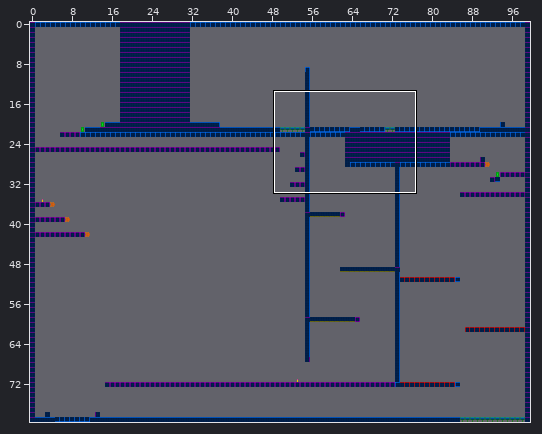
One commit to this Tiled map: Game/data/maps/GlitchedFinal.tmx. The first picture is a wide view before the edit; the outline marks the close-up.
Close-up. Before the commit:
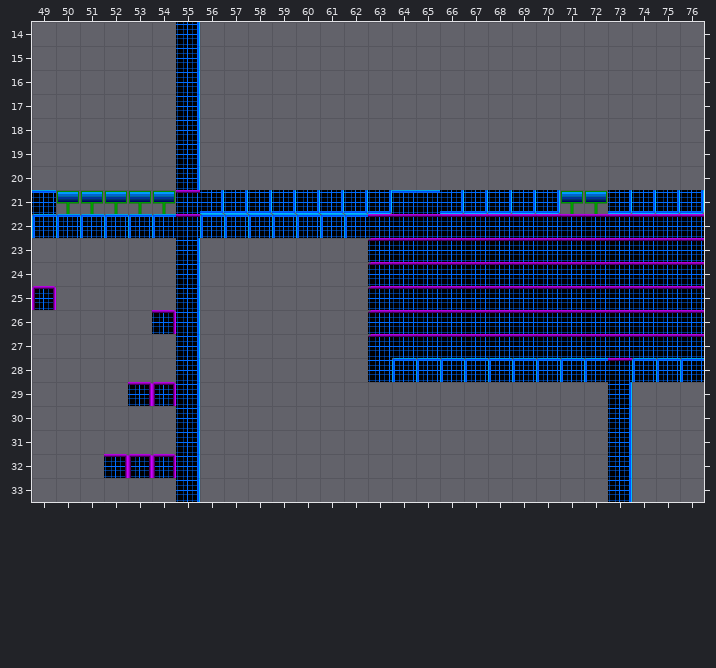
Cells are 32x32 px. Shown: x 49..76, y 14..33. The commit also changed other parts of the map, which this record leaves out.
After:
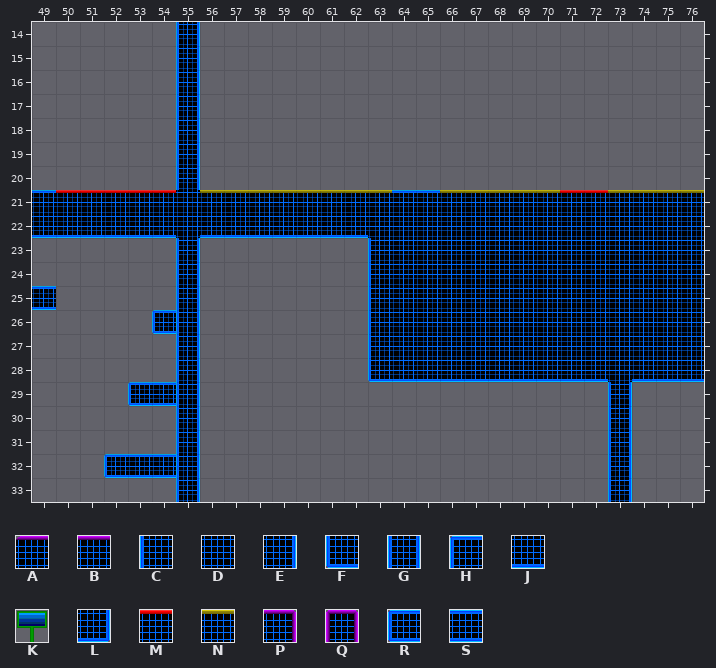
Key: from "TestTile": A 8, B 9, C 11, D 12, E 13, F 15, G 16, H 17, J 23, K 25, L 28, M 34, N 37, P 51, Q 52, R 69, S 70.
_ is an empty cell.
Tiles replaced or removed in this view: A, B, D, E, H, K, L, P, Q.
The exact change:
Changed rows in their new state; . is an unchanged cell.
Layer "Tile Layer 1":
first column x 49:
14 ......G.....................
15 ......G.....................
16 ......G.....................
17 ......G.....................
18 ......G.....................
19 ......G.....................
20 ......G.....................
21 .MMMMMDNNNNNNNN..NNNNNMMNNNN
22 JJJJJJDJJJJJJJDDDDDDDDDDDDDD
23 ......G.......CDDDDDDDDDDDDD
24 ......G.......CDDDDDDDDDDDDD
25 S.....G.......CDDDDDDDDDDDDD
26 .....RG.......CDDDDDDDDDDDDD
27 ......G.......CDDDDDDDDDDDDD
28 ......G.......FJJJJJJJJJDJJJ
29 ....RSG.................G...
30 ......G.................G...
31 ......G.................G...
32 ...RSSG.................G...
33 ......G.................G...
